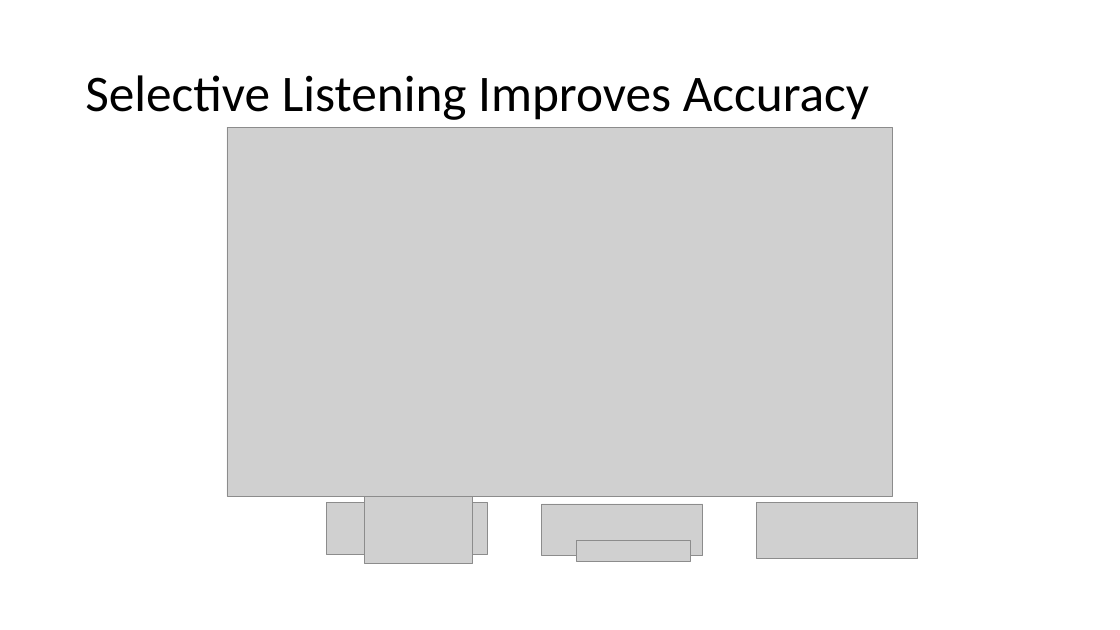
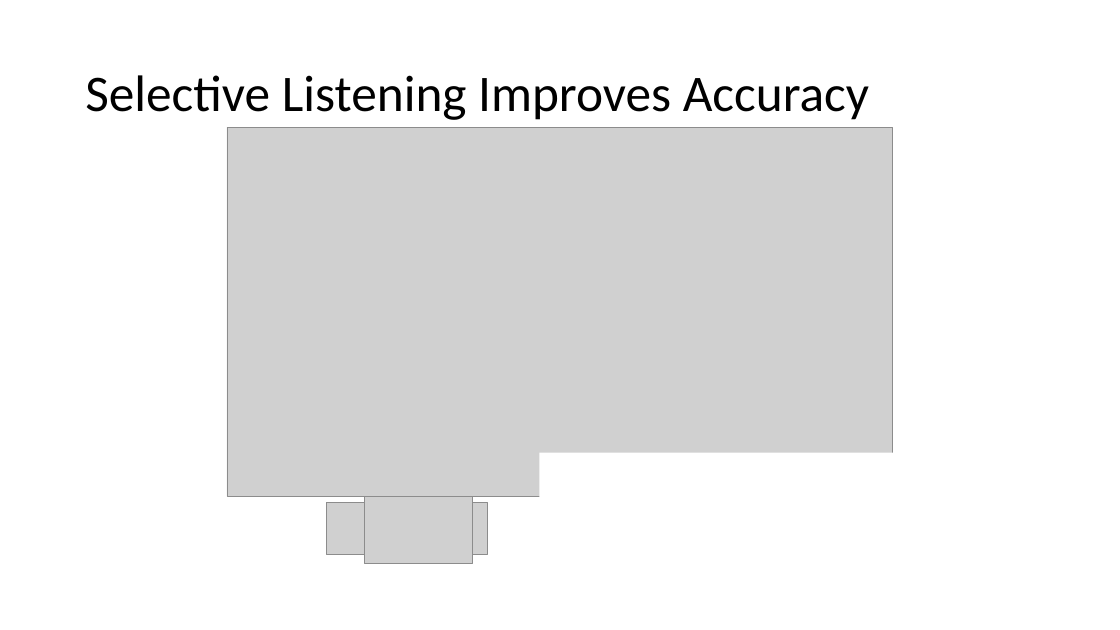
Before and after one commit to haberdashPI/german_track, a slide deck: slide 38 of presentations/ARO_2021/adapting_auditory_attention.pptx. Drawn at 1120x630 pixels with LibreOffice and Linux fonts; fonts in the diff are those of the drawing; grey boxes stand for pictures. Boxes give left, top, right and bottom in pixels: in the first picture for what was removed or moved away, otherwise in the second. Text is boxed around its words. In the diff, an @@ line names an element or a change of style, - is before the commit and + after.

```diff
--- a/presentations/ARO_2021/adapting_auditory_attention.pptx
+++ b/presentations/ARO_2021/adapting_auditory_attention.pptx
@@ rectangle added at bbox=[539, 453, 991, 615], fill #FFFFFF @@
@@ picture removed at bbox=[542, 504, 703, 556] @@
@@ picture removed at bbox=[757, 502, 918, 559] @@
@@ picture removed at bbox=[576, 541, 691, 561] @@
```
Also in this commit, not shown: 5 other slides changed, 11 slides added.
